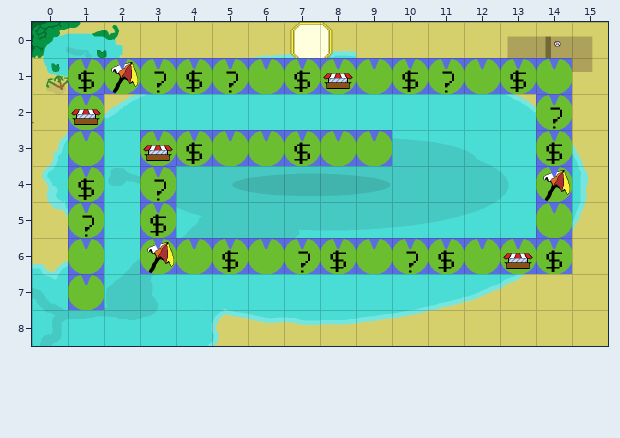
Two versions of a level (Tiled map (JSON), public/assets/tilemaps/tablero.json). The picture above was drawn from the file before the commit.
Cells are 80x80 px. Shown: x 0..15, y 0..8.
New version:
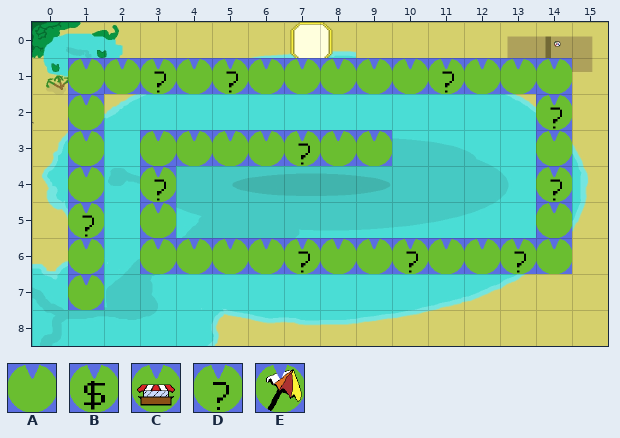
Key: from "casillas-atlas": A 0, B 1, C 2, D 3, E 4.
_ is an empty cell.
The exact change:
Layer "casillas":
Tile A replaces tile B in row 1 at x 1, 4, 7, 10 and 13; in row 3 at x 4 and 14; in row 4 at x 1; in row 5 at x 3; in row 6 at x 5, 8, 11 and 14.
Tile A replaces tile C in row 1 at x 8; in row 2 at x 1; in row 3 at x 3.
Tile A replaces tile E in row 1 at x 2; in row 6 at x 3.
Tile D replaces tile B in row 3 at x 7.
Tile D replaces tile C in row 6 at x 13.
Tile D replaces tile E in row 4 at x 14.
